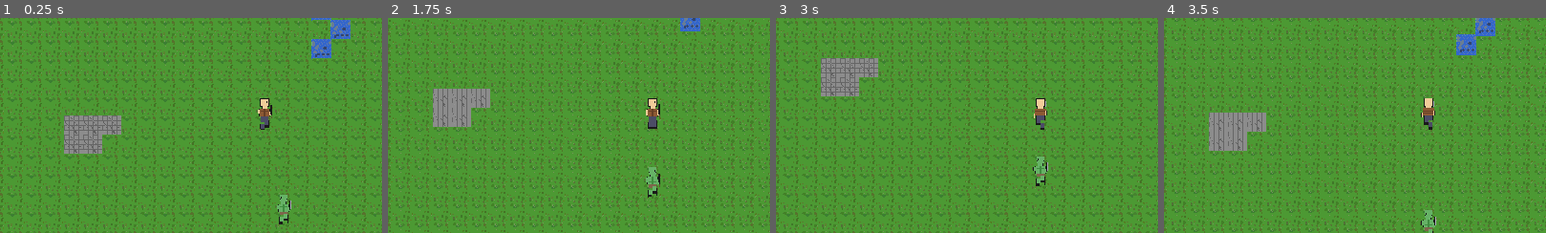
Above: before the commit, frames 1-4 (left to right).
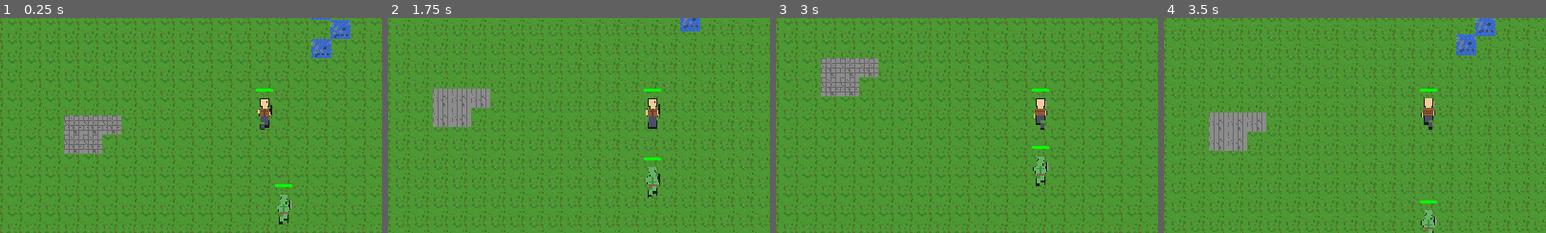
Above: after the commit, the same moments.

Repository: mattzanco/Trithia
Game: Godot game, scene res://scenes/main.tscn
Same seed, same stepped clock (60 frames per second), same inputs: the game is played once before the commit and once after it.
Inputs (mouse positions are % of the whole screen's width and height, from its top left):
- Up to frame 1 (0.25 s): no input
- Up to frame 2 (1.75 s): move the mouse to (72, 45) at 0.52 s; hold D (move_right) 0.53-1.28 s; hold Ctrl 0.53-1.28 s; click (72, 45) at 0.67 s; move the mouse to (30, 55) at 1.27 s; hold S (move_down) from 1.28 s (still down); tap Ctrl at 1.35 s
- Up to frame 3 (3 s): move the mouse to (60, 28) at 2.02 s; release S (move_down) at 2.03 s; hold D (move_right) 2.03-2.78 s; hold Ctrl 2.03-2.78 s; tap Enter at 2.75 s; move the mouse to (45, 70) at 2.77 s; hold W (move_up) from 2.78 s (still down); tap Ctrl at 2.85 s; click (45, 70) at 2.92 s
- Up to frame 4 (3.5 s): keep holding W (move_up)
The pictures show only the part of the screen within x 15-65%, y 30-80%; the shares and areas given below are measured in that part.

The runs differ from the first frame. In frame 1, 0.1% of the frame differs, in the area x 67-77%, y 32-79%; in frame 2, 0.1%; in frame 3, 0.1%; in frame 4, 0.1%.

Commit message:
Add Tibia-style health bars with black outlines

Diff:
--- /dev/null
+++ b/scenes/health_bar.tscn
@@ -0,0 +1,6 @@
+[gd_scene load_steps=2 format=3 uid="uid://dfl8nf2nv6s5l"]
+
+[ext_resource type="Script" path="res://scripts/health_bar.gd" id="1_healthbar"]
+
+[node name="HealthBar" type="Node2D"]
+script = ExtResource("1_healthbar")
--- /dev/null
+++ b/scripts/health_bar.gd
@@ -0,0 +1,66 @@
+extends Node2D
+
+# Health bar for displaying character health (Tibia-style)
+
+var character: Node2D = null
+var max_health = 100
+var current_health = 100
+
+const BAR_WIDTH = 28
+const BAR_HEIGHT = 4
+const BAR_OFFSET_Y = -28
+
+func _ready():
+	# Get the parent character
+	character = get_parent()
+
+	# Get health values from parent if they exist
+	if character.has_meta("max_health"):
+		max_health = character.get_meta("max_health")
+	if character.has_meta("current_health"):
+		current_health = character.get_meta("current_health")
+
+	print("[HEALTH BAR] _ready() called for ", character.name if character else "unknown")
+	print("[HEALTH BAR] Max health: ", max_health, " Current: ", current_health)
+
+	# Set z_index to render on top
+	z_index = 100
+
+	print("[HEALTH BAR] Created for ", character.name if character else "unknown", " with ", max_health, " max health")
+
+func _process(_delta):
+	# Update health value if it changed
+	if character:
+		if character.has_meta("current_health"):
+			var new_health = character.get_meta("current_health")
+			if new_health != current_health:
+				current_health = new_health
+				queue_redraw()
+
+func _draw():
+	# Draw black outline
+	var bar_pos = Vector2(-BAR_WIDTH / 2, BAR_OFFSET_Y)
+	var outline_width = 1
+
+	# Draw outline rectangle (black border)
+	draw_line(bar_pos, bar_pos + Vector2(BAR_WIDTH, 0), Color.BLACK, outline_width)  # Top
+	draw_line(bar_pos + Vector2(BAR_WIDTH, 0), bar_pos + Vector2(BAR_WIDTH, BAR_HEIGHT), Color.BLACK, outline_width)  # Right
+	draw_line(bar_pos + Vector2(BAR_WIDTH, BAR_HEIGHT), bar_pos + Vector2(0, BAR_HEIGHT), Color.BLACK, outline_width)  # Bottom
+	draw_line(bar_pos, bar_pos + Vector2(0, BAR_HEIGHT), Color.BLACK, outline_width)  # Left
+
+	# Draw red background bar
+	draw_rect(Rect2(bar_pos, Vector2(BAR_WIDTH, BAR_HEIGHT)), Color.RED)
+
+	# Draw green health bar
+	var health_percentage = float(current_health) / float(max_health)
+	var health_width = BAR_WIDTH * health_percentage
+	draw_rect(Rect2(bar_pos, Vector2(health_width, BAR_HEIGHT)), Color.GREEN)
+
+func set_health(health: int):
+	current_health = health
+	queue_redraw()
+	if character:
+		character.set_meta("current_health", health)
+
+func take_damage(damage: int):
+	set_health(max(0, current_health - damage))
--- a/scripts/orc.gd
+++ b/scripts/orc.gd
@@ -18,6 +18,11 @@
 var patrol_direction = Vector2.ZERO
 var player = null
 var world = null
+
+# Health system
+var max_health = 50
+var current_health = 50
+var health_bar = null
 
 func _ready():
 	# Get the AnimatedSprite2D node
@@ -64,6 +69,16 @@
 		print("Orc animation started")
 	else:
 		print("ERROR: sprite_frames is null after create_orc_animations!")
+
+	# Setup health and health bar
+	current_health = max_health
+	set_meta("max_health", max_health)
+	set_meta("current_health", current_health)
+
+	# Create health bar
+	var health_bar_scene = preload("res://scenes/health_bar.tscn")
+	health_bar = health_bar_scene.instantiate()
+	add_child(health_bar)
 
 func create_orc_animations():
 	var sprite_frames = SpriteFrames.new()
--- a/scripts/player.gd
+++ b/scripts/player.gd
@@ -15,6 +15,11 @@
 var last_path_direction = Vector2.ZERO  # Track previous pathfinding step's direction
 var orc_reference: Node = null  # Cache orc reference
 
+# Health system
+var max_health = 100
+var current_health = 100
+var health_bar = null
+
 func _ready():
 	# Create animated sprite with walking animations
 	create_player_animations()
@@ -28,6 +33,16 @@
 
 	# Start with idle animation
 	animated_sprite.play("idle_down")
+
+	# Setup health and health bar
+	current_health = max_health
+	set_meta("max_health", max_health)
+	set_meta("current_health", current_health)
+
+	# Create health bar
+	var health_bar_scene = preload("res://scenes/health_bar.tscn")
+	health_bar = health_bar_scene.instantiate()
+	add_child(health_bar)
 
 func _process(_delta):
 	# Look for orc reference if we don't have it yet
